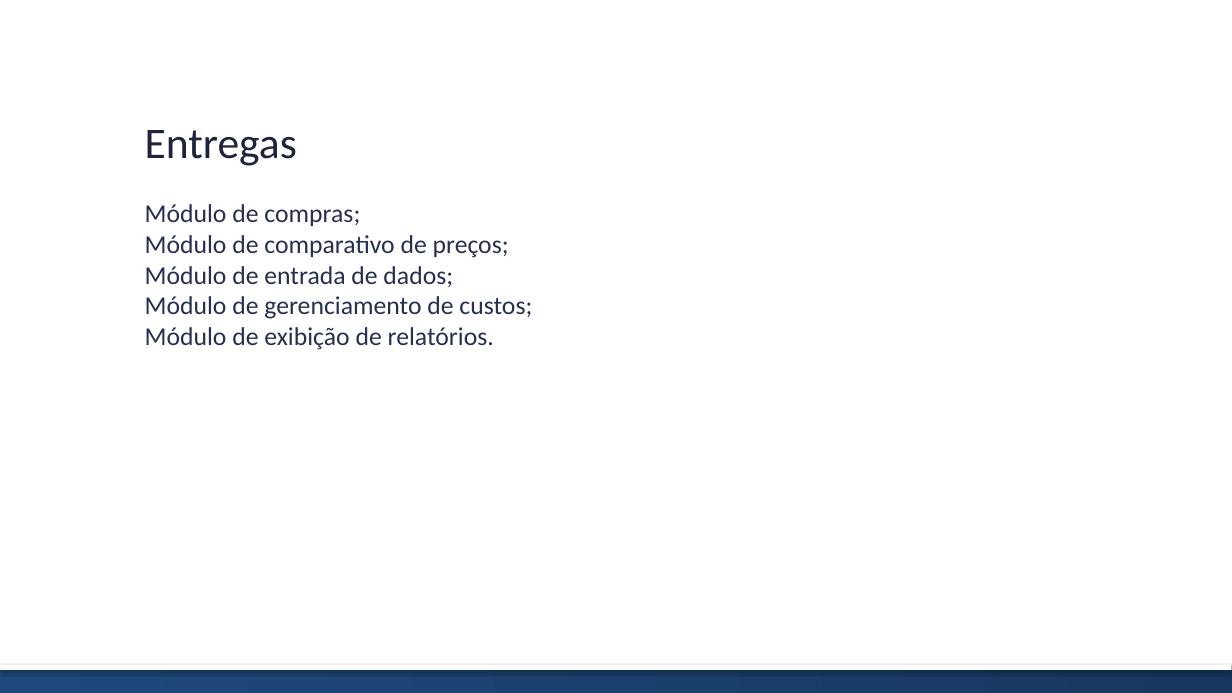
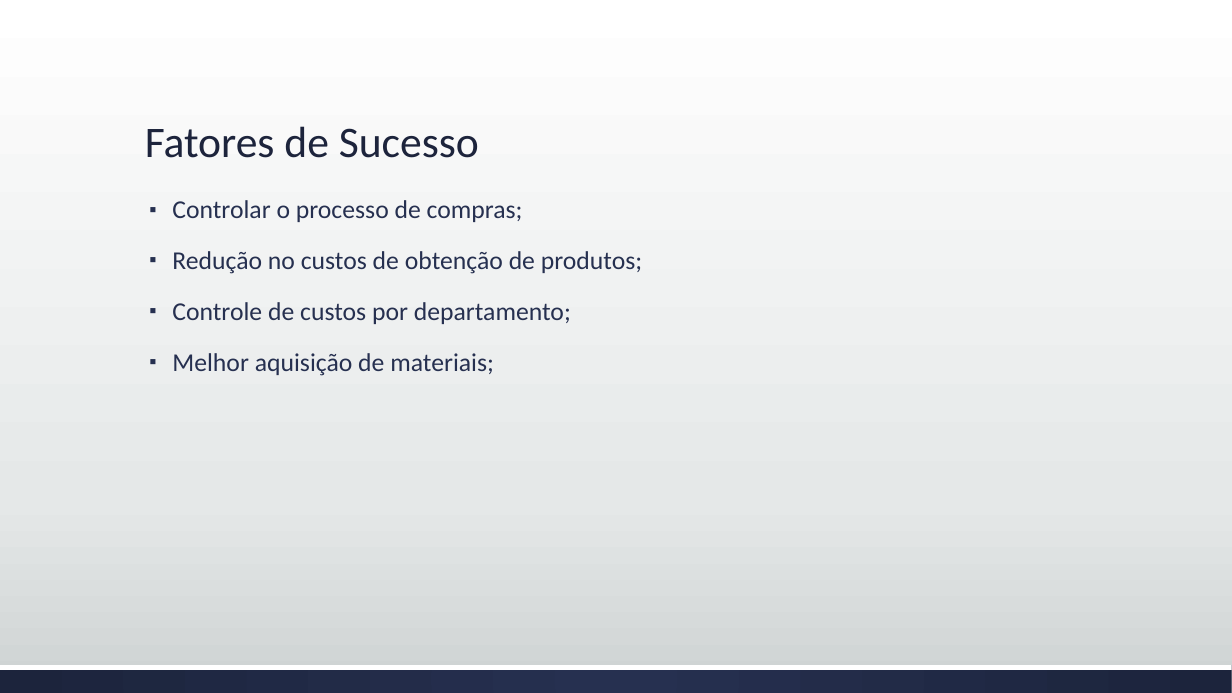
Before and after one commit to brunoedu/gestaoprojetos, a slide deck: slide 6 of Apresentação do projeto FINAL.pptx (slide 5 before the commit). Drawn at 1232x693 pixels with LibreOffice and Linux fonts; fonts in the diff are those of the drawing. Boxes give left, top, right and bottom in pixels: in the first picture for what was removed or moved away, otherwise in the second. Text is boxed around its words. In the diff, an @@ line names an element or a change of style, - is before the commit and + after.

```diff
--- a/Apresentação do projeto FINAL.pptx
+++ b/Apresentação do projeto FINAL.pptx
@@ background #FFFFFF to gradient #FFFFFF to #E5E8E8 to #CDD2D2 @@
@@ title at (145,126,479,158): text changed @@
-Entregas
+Fatores de Sucesso
@@ text at (172,200,642,376): text changed @@
-Módulo de compras;
-Módulo de comparativo de preços;
-Módulo de entrada de dados;
-Módulo de gerenciamento de custos;
-Módulo de exibição de relatórios.
+▪ Controlar o processo de compras;
+▪ Redução no custos de obtenção de produtos;
+▪ Controle de custos por departamento;
+▪ Melhor aquisição de materiais;
@@ rectangle at (0,665,1232,670): shadow off @@
@@ rectangle at (0,665,1232,693): fill gradient #1F497D to #17375E to gradient #263050 to #1D243C @@
```
Also in this commit, not shown: 12 other slides changed, 3 slides added, 3 slides removed.
